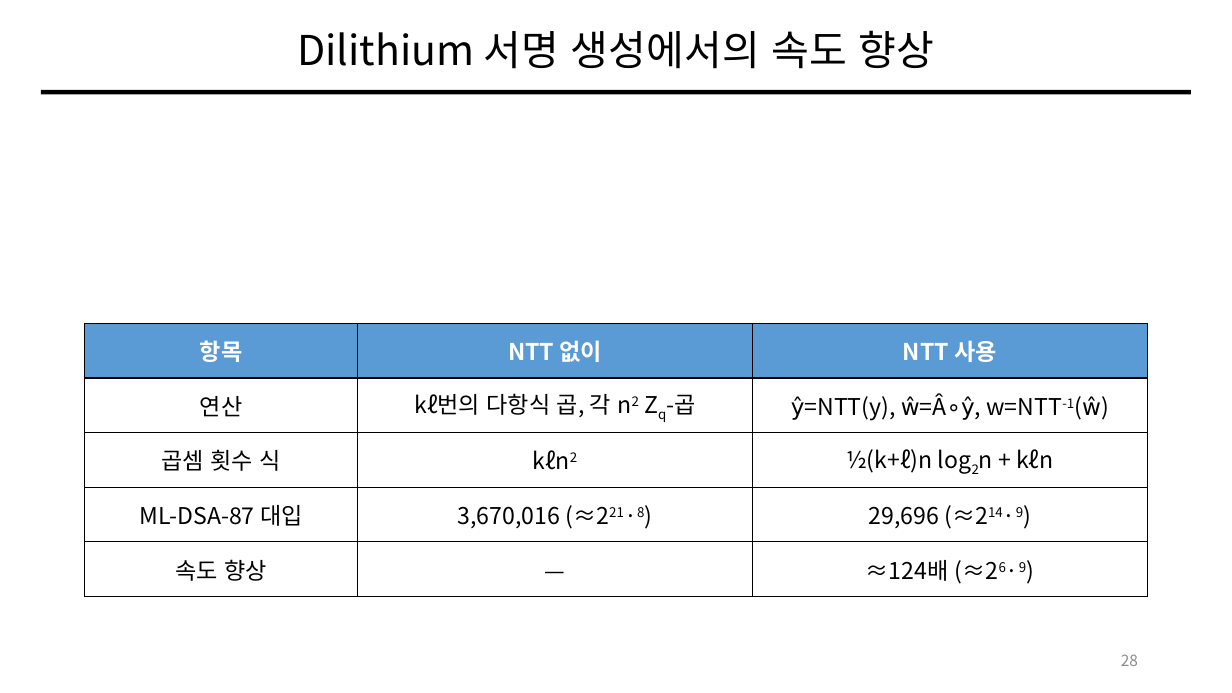
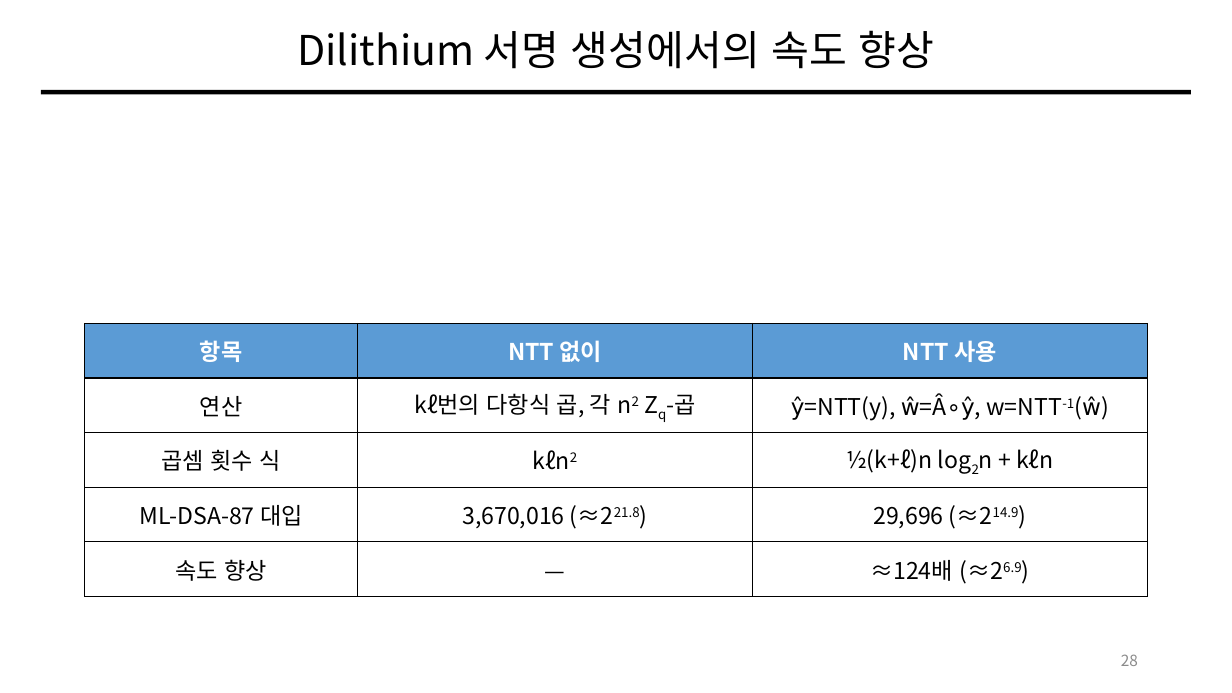
Before and after one commit to giyuubin/PQC, a slide deck: slide 28 of presentation/0828_13_Number-Theoretic-Transform.pptx. Drawn at 1232x693 pixels with LibreOffice and Linux fonts; fonts in the diff are those of the drawing; grey boxes stand for pictures. Boxes give left, top, right and bottom in pixels: in the first picture for what was removed or moved away, otherwise in the second. Text is boxed around its words. In the diff, an @@ line names an element or a change of style, - is before the commit and + after.

Commit message:
add: last update presentation/0828_13_Number-Theoretic-Transform.pptx

```diff
--- a/presentation/0828_13_Number-Theoretic-Transform.pptx
+++ b/presentation/0828_13_Number-Theoretic-Transform.pptx
@@ table at [85,323,1147,596] @@
-row 4, column 2: 3,670,016 (≈221·8)
+row 4, column 2: 3,670,016 (≈221.8)
-row 4, column 3: 29,696 (≈214·9)
+row 4, column 3: 29,696 (≈214.9)
-row 5, column 3: ≈124배 (≈26·9)
+row 5, column 3: ≈124배 (≈26.9)
```
Also in this commit, not shown: 4 other slides changed.
